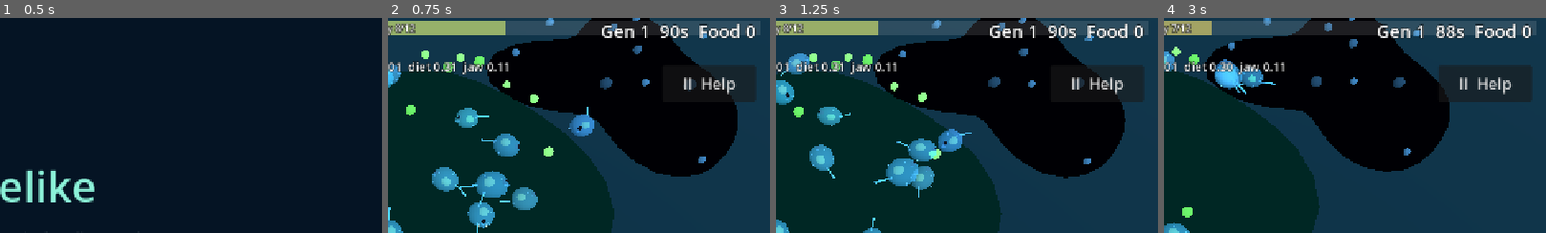
Above: before the commit, frames 1-4 (left to right).
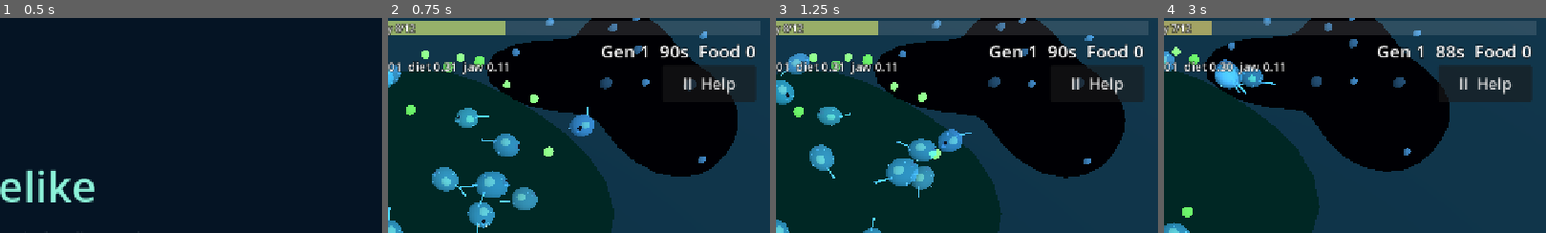
Above: after the commit, the same moments.

Repository: drag0nblad3/Sporelike-
Game: Godot game, scene res://scenes/main.tscn
Same seed, same stepped clock (60 frames per second), same inputs: the game is played once before the commit and once after it.
Inputs (mouse positions are % of the whole screen's width and height, from its top left):
- Up to frame 1 (0.5 s): no input
- Up to frame 2 (0.75 s): click "New Game" at 0.5 s
- Up to frame 3 (1.25 s): no input
- Up to frame 4 (3 s): move the mouse to (72, 45) at 1.27 s; hold Right (ui_right) 1.28-2 s; click (72, 45) at 1.42 s; drag from (30, 55) to (45, 70) at 2.02 s; move the mouse to (60, 28) at 2.77 s; hold Right (ui_right) from 2.78 s (still down)
The pictures show only the part of the screen within x 50-100%, y 0-50%; the shares and areas given below are measured in that part.

Frame 1 is identical in both runs. In frame 2, 2.2% of the frame differs, in the area x 56-97%, y 2-20%; in frame 3, 2.2%; in frame 4, 2.4%.

Commit message:
Keep the generation label below the energy bar
Co-Authored-By: Claude Opus 5.5 <noreply@anthropic.com>
Claude-Session: https://claude.ai/code/session_01LRZhwzL1ScNEsSmFRd9Hjh

Diff:
--- a/scripts/ui/hud.gd
+++ b/scripts/ui/hud.gd
@@ -29,6 +29,7 @@
 	_generation.set_anchors_and_offsets_preset(Control.PRESET_TOP_RIGHT)
 	_generation.offset_left = -360.0
 	_generation.offset_right = -24.0
+	_generation.offset_top = 34.0
 	_generation.horizontal_alignment = HORIZONTAL_ALIGNMENT_RIGHT
 
 	_hint = _center_label(-90.0, 28)
